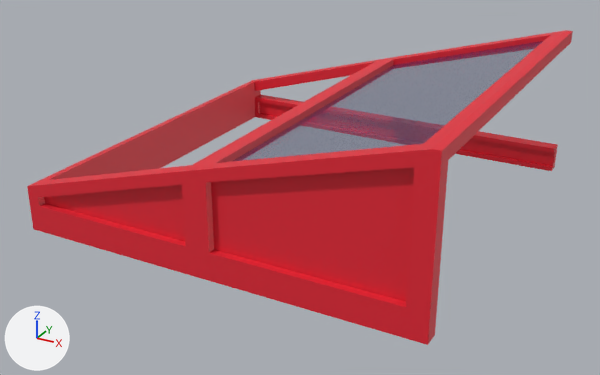
A saved change to the FBX model Assets/3D Models/BuildingModules/FBX/Claraboia.L.fbx.
Both versions are drawn from a camera (50 mm lens) standing at (11.68, 0.97, 15.57) and looking at (7.98, 7.7, 12.2). Every picture has the same lights, and +X, +Y and +Z are marked at lower left. Where no turn or scale is listed for an object, it has been applied to the vertices.

Objects in the first picture: 'Claraboia.L'.
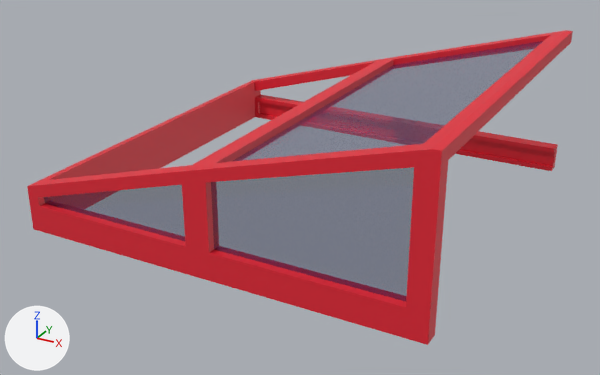
Pixel boxes [x1, y1, x2, y2] of what changed, in the pictures (600 x 375 px):
part 1 of me_claraboia_l, recoloured (red to grey)
    both: [44, 167, 414, 301]

Edits to the bpy script that builds the scene:
```text
Change me_claraboia_l:
    where me_claraboia_l.from_pydata(...)  # 83 vertices, 84 faces; spans x 0.0..4.0, y 0.0..4.0, z 0.0..1.55
    used by ob_claraboia_l; location = (6.0, 6.0, 12.0)
    me_claraboia_l part 1: the 1 face centred in x 1.98, y 0.08, z 0.56 switches from mat_moldura (red #e72436) to mat_vidro (dark blue #1d2c6a)
```
